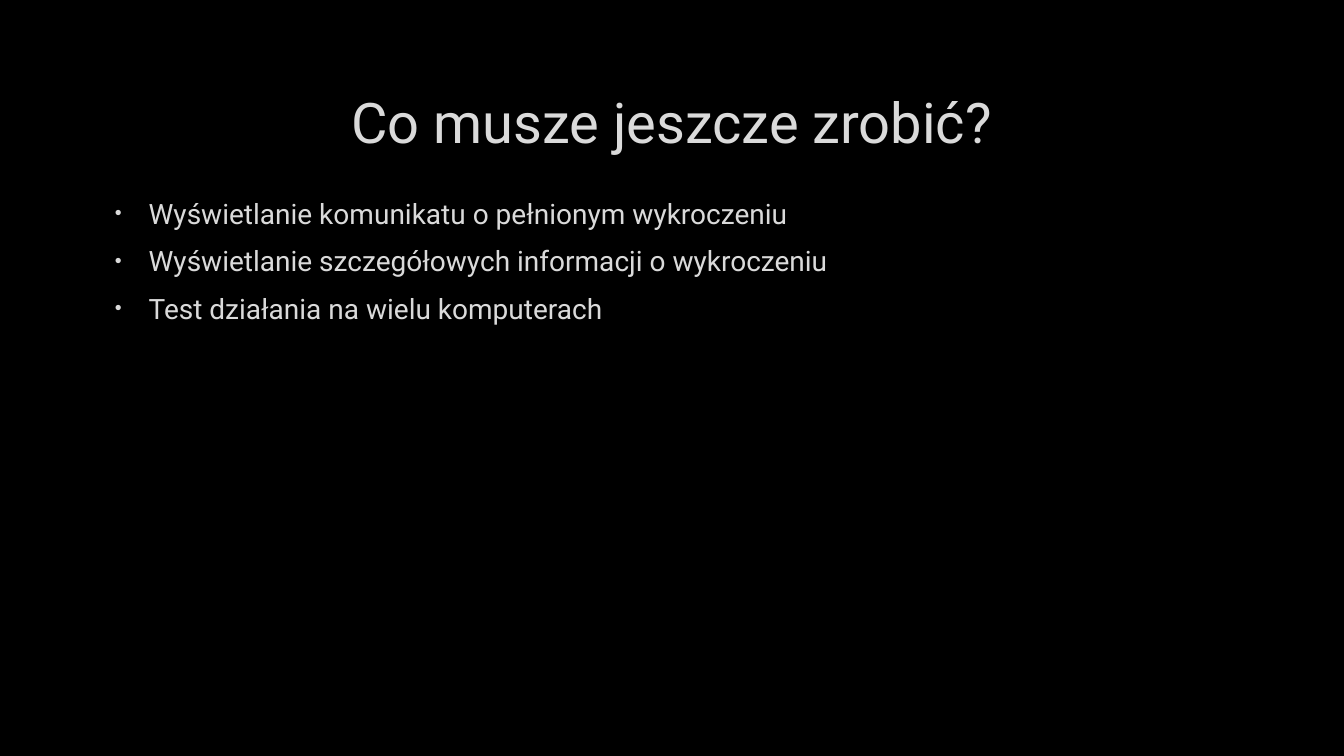
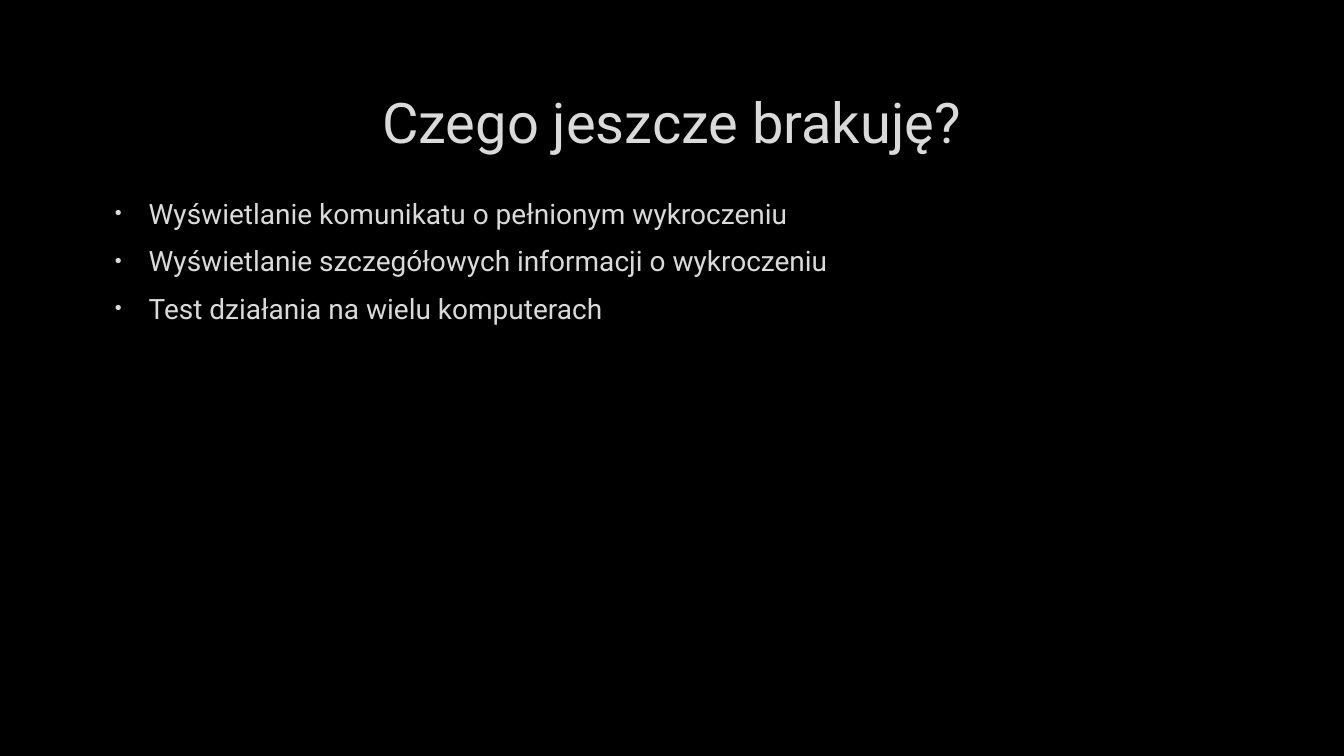
Before and after one commit to michalsuchorzynski/SpyProject, a slide deck: slide 6 of Prezentacje/Michał Suchorzyński 122033 Prezentacja 5.pptx. Drawn at 1344x756 pixels with LibreOffice and Linux fonts; fonts in the diff are those of the drawing; background and template pictures are left out. Boxes give left, top, right and bottom in pixels: in the first picture for what was removed or moved away, otherwise in the second. Text is boxed around its words. In the diff, an @@ line names an element or a change of style, - is before the commit and + after.

```diff
--- a/Prezentacje/Michał Suchorzyński 122033 Prezentacja 5.pptx
+++ b/Prezentacje/Michał Suchorzyński 122033 Prezentacja 5.pptx
@@ title at [382, 101, 960, 155]: text changed @@
-Co musze jeszcze zrobić?
+Czego jeszcze brakuję?
```
Also in this commit, not shown: 6 other files.
